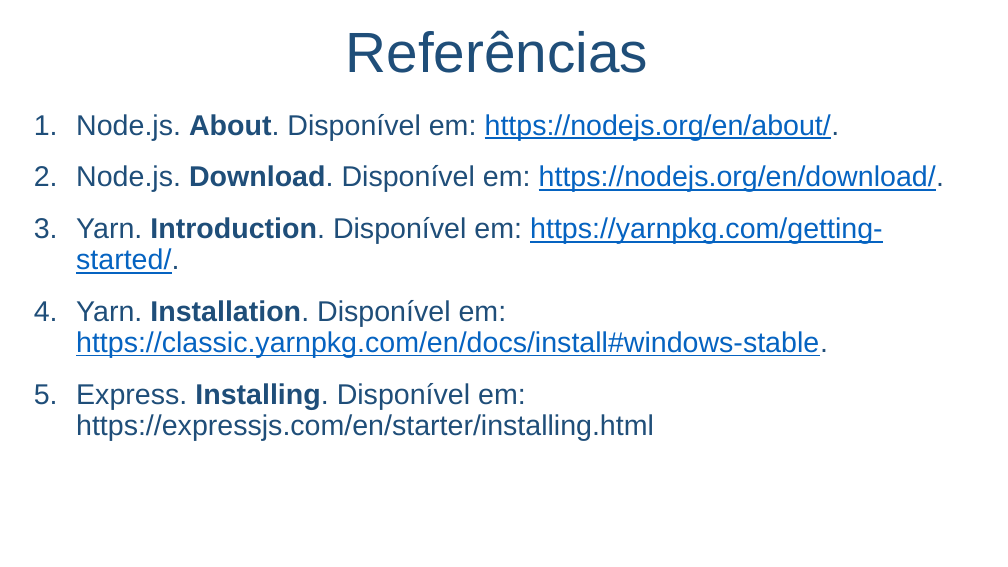
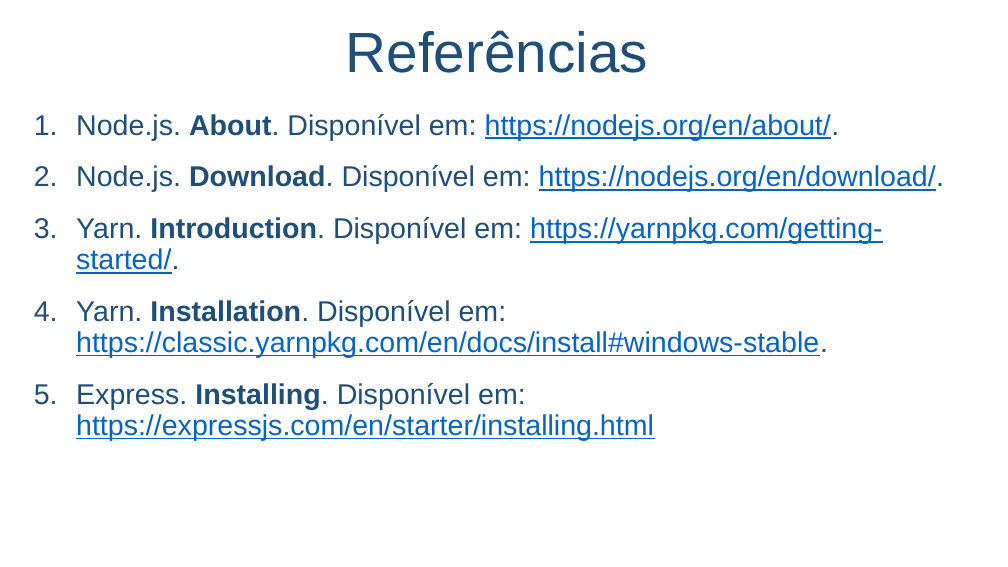
Before and after one commit to salmo-jr/public-slides, a slide deck: slide 16 of node-js.pptx (slide 13 before the commit). Drawn at 1008x567 pixels with LibreOffice and Linux fonts; fonts in the diff are those of the drawing; background and template pictures are left out. Boxes give left, top, right and bottom in pixels: in the first picture for what was removed or moved away, otherwise in the second. Text is boxed around its words. In the diff, an @@ line names an element or a change of style, - is before the commit and + after.

```diff
--- a/node-js.pptx
+++ b/node-js.pptx
@@ text at [76,383,654,440]: text colour #1F4E79 to #0563C1, underline on in "https://expressjs.com/en/starter/installing.html" @@
```
Also in this commit, not shown: 4 slides added.
